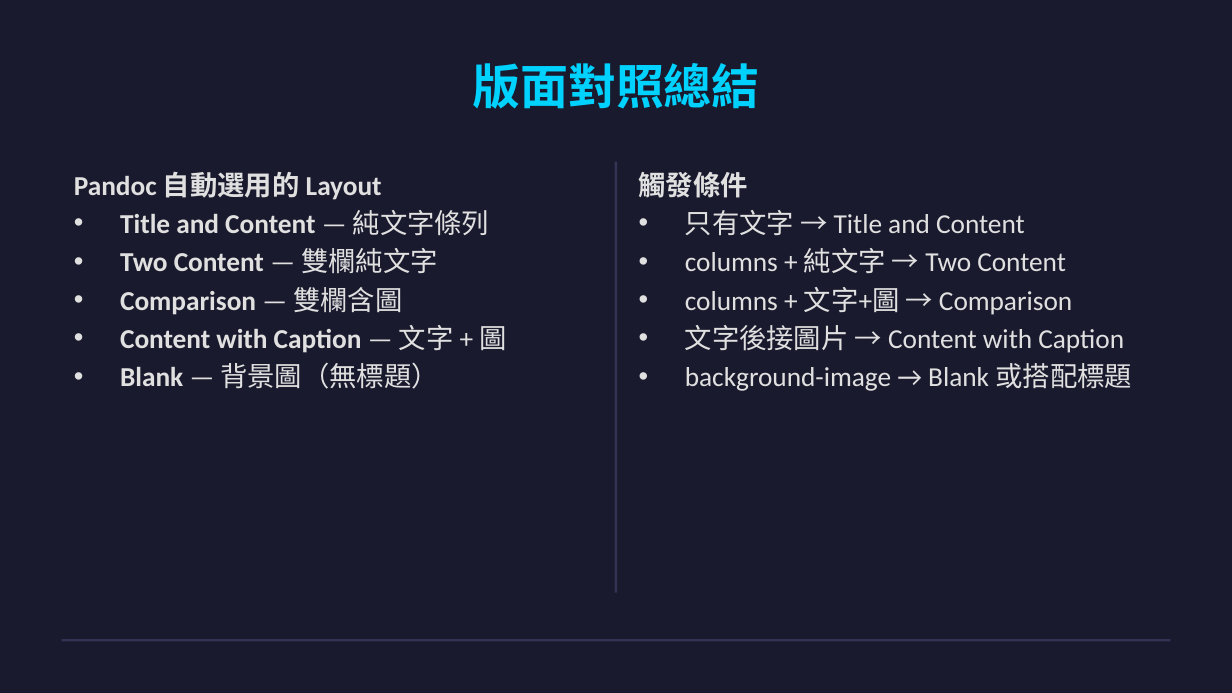
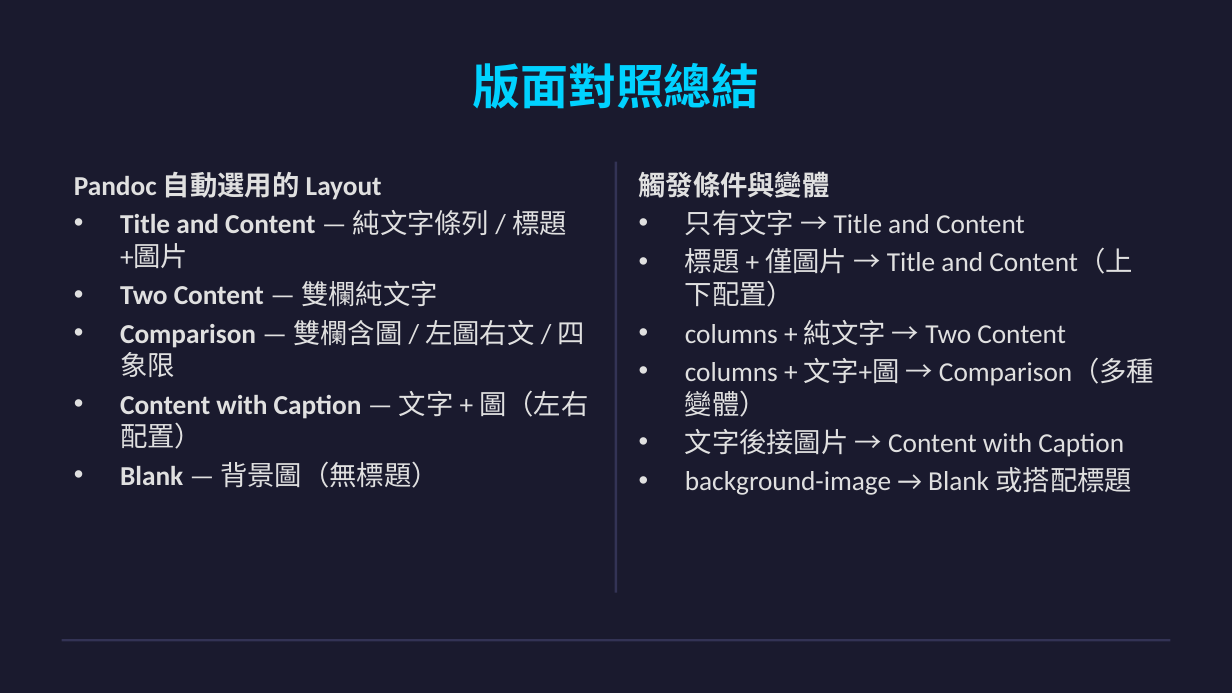
Before and after one commit to ai-cooperation/cooperation.tw, a slide deck: slide 11 of assets/demos/demo-layouts.pptx (slide 8 before the commit). Drawn at 1232x693 pixels with LibreOffice and Linux fonts; fonts in the diff are those of the drawing. Boxes give left, top, right and bottom in pixels: in the first picture for what was removed or moved away, otherwise in the second. Text is boxed around its words. In the diff, an @@ line names an element or a change of style, - is before the commit and + after.

```diff
--- a/assets/demos/demo-layouts.pptx
+++ b/assets/demos/demo-layouts.pptx
@@ text at (x1=639, y1=172, x2=830, y2=198): text changed @@
-觸發條件
+觸發條件與變體
@@ text at (x1=120, y1=210, x2=567, y2=268): text changed @@
-• Title and Content — 純文字條列
+• Title and Content — 純文字條列 / 標題+圖片
@@ text at (x1=685, y1=248, x2=1133, y2=307): paragraph added @@
+• 標題 + 僅圖片 → Title and Content（上下配置）
@@ text at (x1=120, y1=320, x2=588, y2=449): text changed @@
-• Comparison — 雙欄含圖
-• Content with Caption — 文字 + 圖
+• Comparison — 雙欄含圖 / 左圖右文 / 四象限
+• Content with Caption — 文字 + 圖（左右配置）
@@ text at (x1=685, y1=358, x2=1154, y2=417): text changed @@
-• columns + 文字+圖 → Comparison
+• columns + 文字+圖 → Comparison（多種變體）
```
Also in this commit, not shown: 3 other slides changed, 3 slides added, 10 other files.
